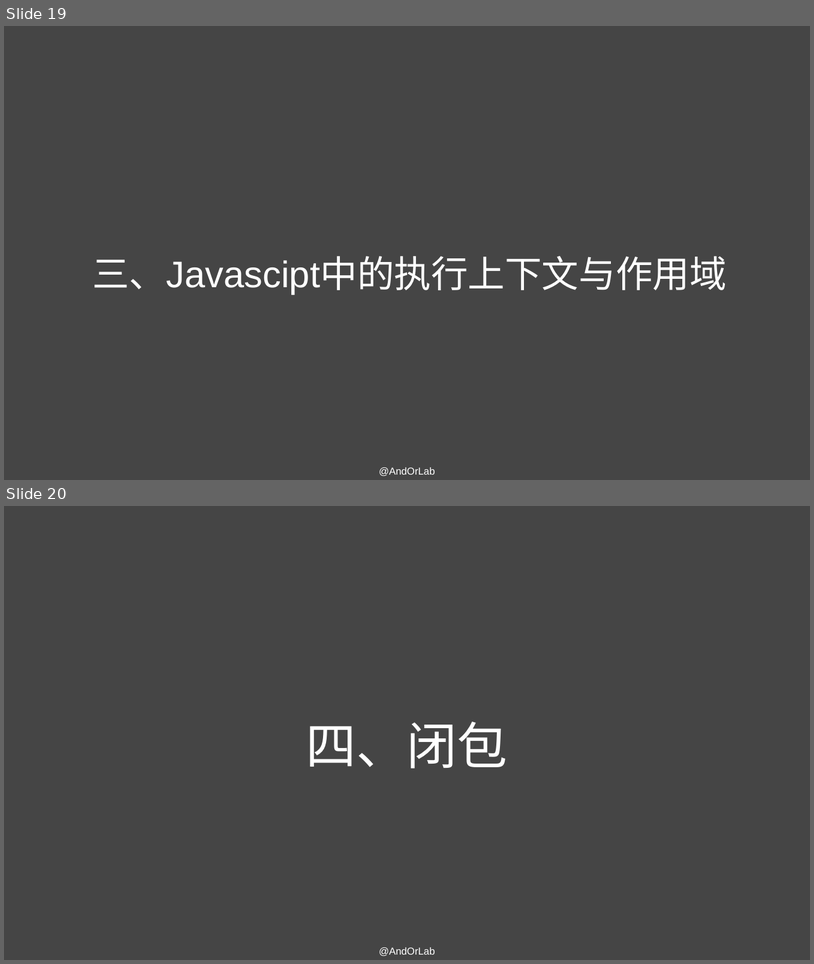
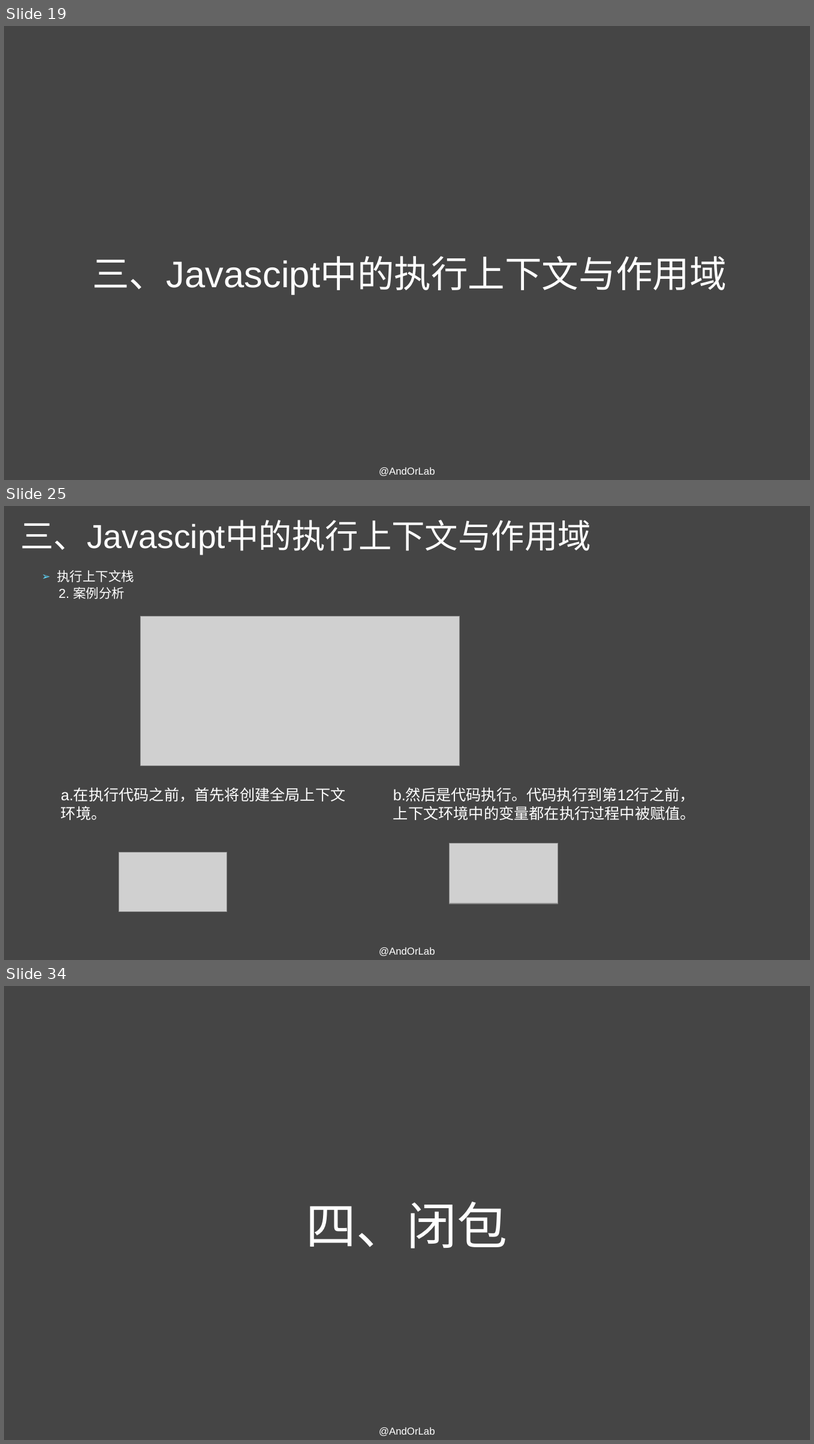
Before and after one commit to AndorLab/TodoList, a slide deck: contents/2018-11-07-王海亮/Javascript原型与闭包的理解.pptx. Shown one above the other, each under a label of ours: slides 19 and 20 before the commit, slides 19, 25 and 34 after it; the slides between them are not shown. The pictures are 814x964 and 814x1444 pixels, drawn with LibreOffice and Linux fonts; fonts in the diff are those of the drawing; grey boxes stand for pictures. Boxes give left, top, right and bottom in pixels: in the first picture for what was removed or moved away, otherwise in the second. Text is boxed around its words. In the diff, an @@ line names an element or a change of style, - is before the commit and + after.

Commit message:
'continue(contents)补充上下文及作用域相关内容'

```diff
--- a/contents/2018-11-07-王海亮/Javascript原型与闭包的理解.pptx
+++ b/contents/2018-11-07-王海亮/Javascript原型与闭包的理解.pptx
@@ slide 25 added at bbox=[4, 506, 810, 960], background #454545 @@
@@ title added at bbox=[20, 520, 591, 555], 39.6 pt, text #FFFFFF @@
+三、Javascipt中的执行上下文与作用域
@@ text added at bbox=[57, 570, 134, 599], 15.4 pt, text #FFFFFF @@
+➢ 执行上下文栈
+2. 案例分析
@@ picture added at bbox=[141, 616, 460, 766] @@
@@ text added at bbox=[61, 788, 346, 820], 18 pt, text #FFFFFF @@
+a.在执行代码之前，首先将创建全局上下文环境。
@@ text added at bbox=[393, 788, 696, 820], 18 pt, text #FFFFFF @@
+b.然后是代码执行。代码执行到第12行之前，上下文环境中的变量都在执行过程中被赋值。
@@ picture added at bbox=[449, 843, 558, 903] @@
@@ picture added at bbox=[119, 852, 227, 912] @@
@@ text added at bbox=[379, 947, 435, 956], 12 pt, text #FFFFFF @@
+@AndOrLab
@@ what was slide 20 is now slide 34 @@
```
Also in this commit, not shown: 19 other slides added, 1 other file.
